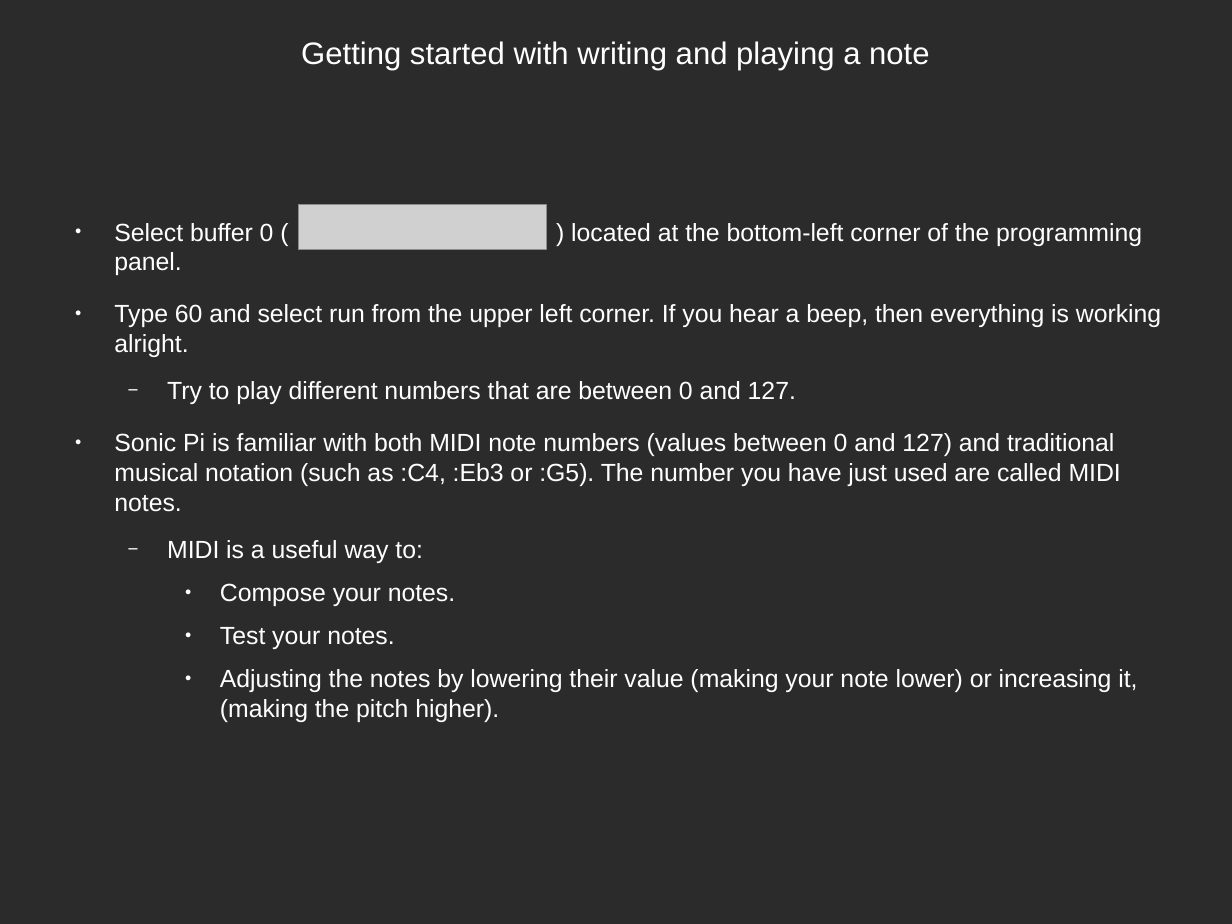
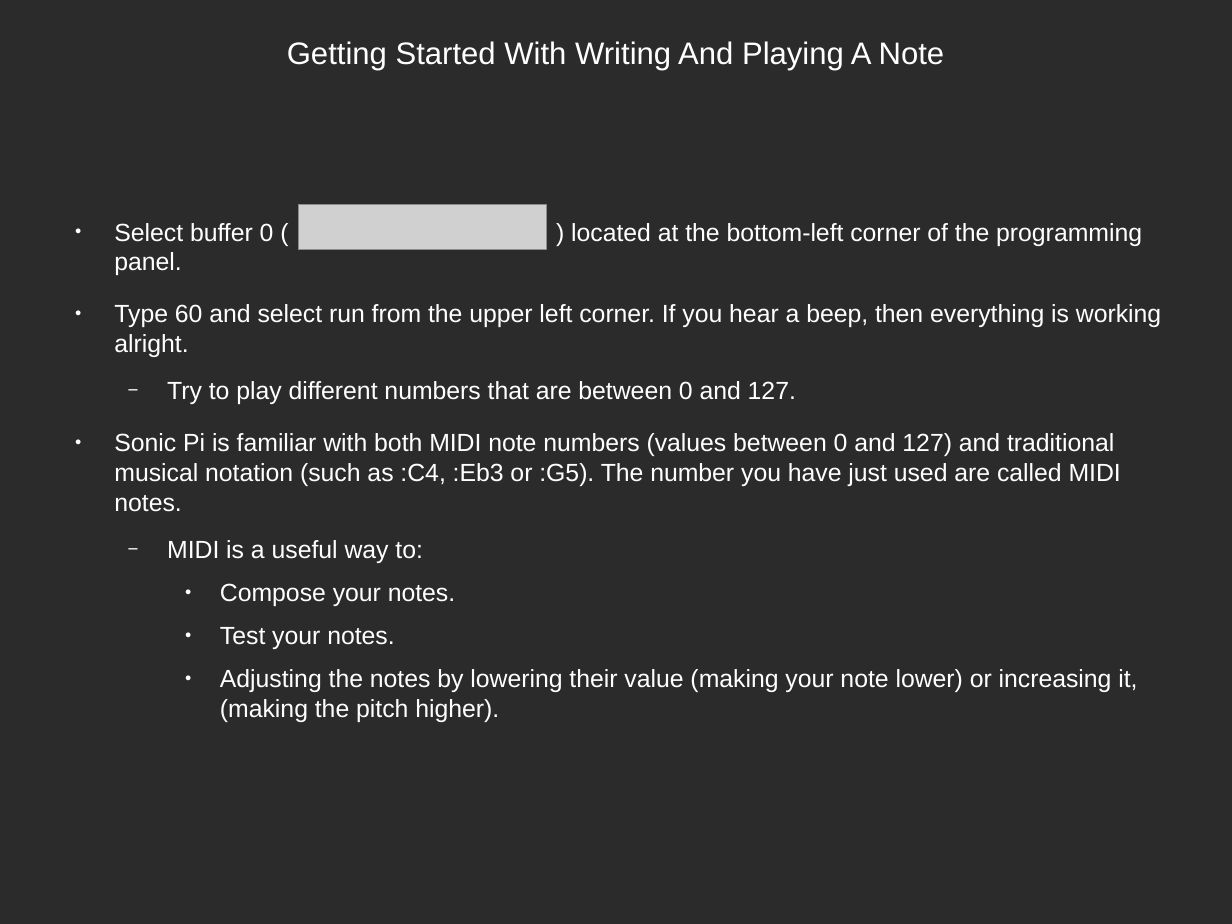
Before and after one commit to tunapanda/Sonic-Pi, a slide deck: slide 3 of Part_one/Basics Of Making Notes.odp (slide 1 before the commit). Drawn at 1232x924 pixels with LibreOffice and Linux fonts; fonts in the diff are those of the drawing; grey boxes stand for pictures; background and template pictures are left out; a plain dark background stands for a picture behind light text. Boxes give left, top, right and bottom in pixels: in the first picture for what was removed or moved away, otherwise in the second. Text is boxed around its words. In the diff, an @@ line names an element or a change of style, - is before the commit and + after.

```diff
--- a/Part_one/Basics Of Making Notes.odp
+++ b/Part_one/Basics Of Making Notes.odp
@@ title at [287,41,945,70]: text changed @@
-Getting started with writing and playing a note
+Getting Started With Writing And Playing A Note
```
Also in this commit, not shown: 3 other slides changed, 3 slides added, 8 other files.
